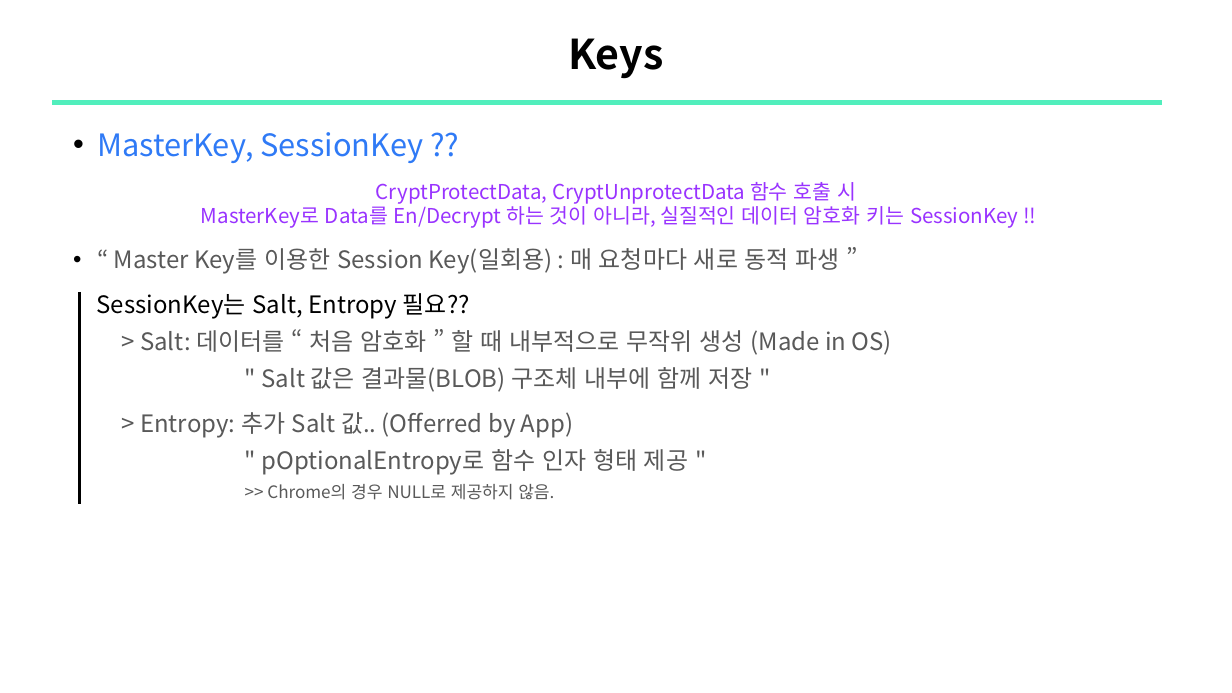
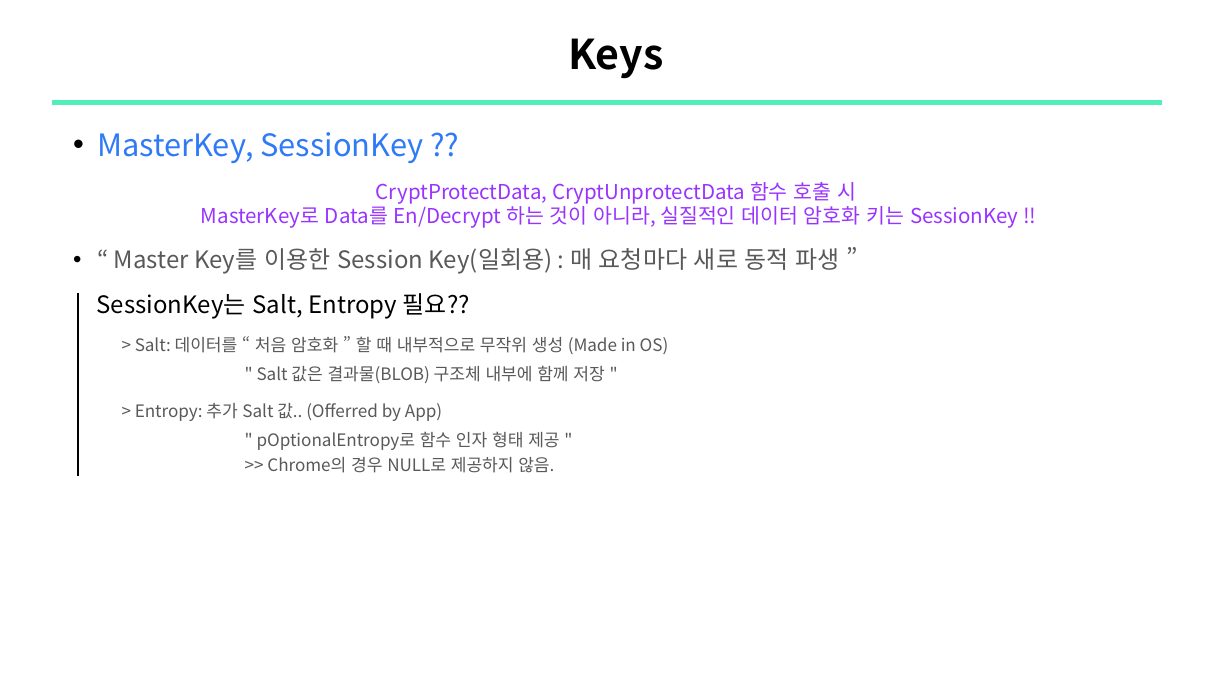
Before and after one commit to sewonpark292/SSL-Seminar, a slide deck: slide 10 of 14_DPAPI.pptx (slide 9 before the commit). Drawn at 1232x693 pixels with LibreOffice and Linux fonts; fonts in the diff are those of the drawing. Boxes give left, top, right and bottom in pixels: in the first picture for what was removed or moved away, otherwise in the second. Text is boxed around its words. In the diff, an @@ line names an element or a change of style, - is before the commit and + after.

```diff
--- a/14_DPAPI.pptx
+++ b/14_DPAPI.pptx
@@ line moved from (80, 292) - (80, 504) to (78, 293) - (78, 477) @@
@@ text at (135, 336, 669, 383): size 14 to 10 pt in "> Salt: 데이터를 “ 처음 암호화 ” ..." @@
@@ text at (135, 403, 559, 473): text changed; size 14 to 10 pt @@
-    > Entropy: 추가 Salt 값.. (Offerred by App)
-    " pOptionalEntropy로 함수 인자 형태 제공 "
-    >> Chrome의 경우 NULL로 제공하지 않음.
+    > Entropy: 추가 Salt 값.. (Offerred by App)
+    " pOptionalEntropy로 함수 인자 형태 제공 "
+    >> Chrome의 경우 NULL로 제공하지 않음.
```
Also in this commit, not shown: 8 other slides changed, 8 slides added, 9 slides removed.
